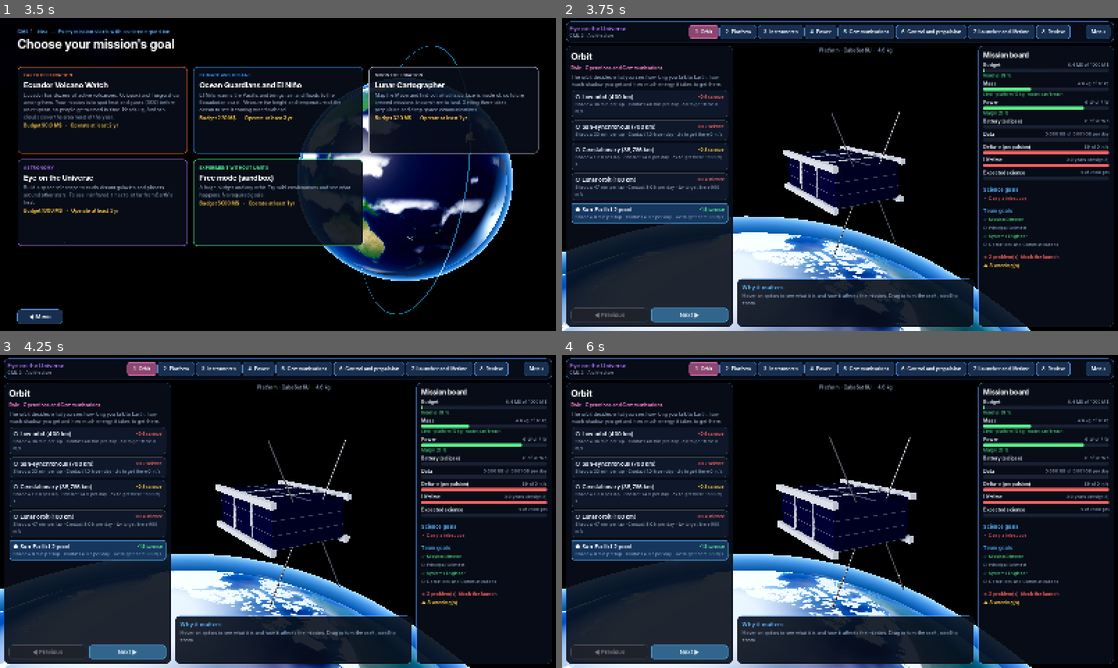
Above: before the commit, frames 1-4 (two rows, left to right).
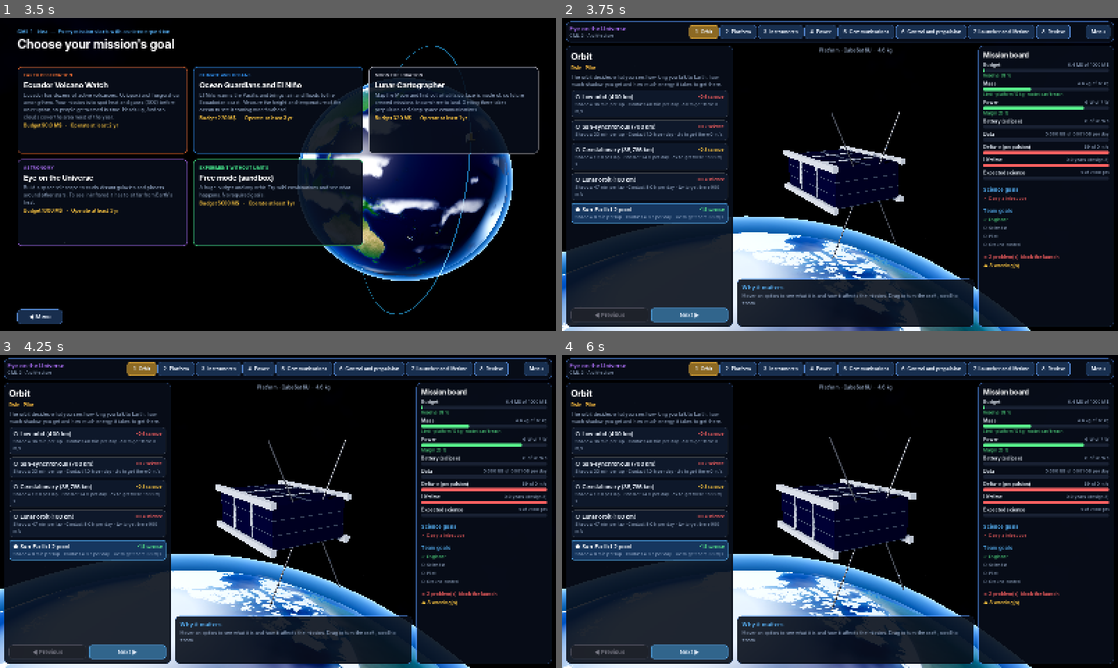
Above: after the commit, the same moments.

Repository: alexanderkholodov1/farpoint-horizon
Game: Godot game, scene res://scenes/main.tscn
The game is run twice, just before and just after one commit, with the same random seed, the same clock (stepped at 60 frames per second) and the same inputs.
Inputs (mouse positions are in pixels of both pictures, inside the frame that each line leads up to):
- Up to frame 1 (3.5 s): click "▶ One player" at 0.5 s; click "◀ Menu" at 1.25 s; click "▶ One player" at 2 s; move the mouse to (400, 158) at 2.77 s; click (400, 158) at 2.92 s
- Up to frame 2 (3.75 s): drag from (728, 190) to (812, 237) at 3.52 s
- Up to frame 3 (4.25 s): no input
- Up to frame 4 (6 s): click "Next ▶" at 4.25 s; click "Next ▶" at 5 s; click "1. Orbit" at 5.75 s

Frame 1 is identical in both runs. In frame 2, 0.6% of the frame differs, in the area x 1-90%, y 2-73%; in frame 3, 0.6%; in frame 4, 0.6%.

Commit message:
Four stations (engineer, scientist, pilot, ground control) and the crew bots that decide with the mission rules

Diff:
--- a/data/roles.json
+++ b/data/roles.json
@@ -1,26 +1,26 @@
 {
- "doc": "Team roles in the design stations.",
+ "doc": "The four stations of the crew. Players take them, bots take the free ones. Each design step belongs to one station (data/steps.json).",
  "entries": {
-  "director": {
-   "name": "Mission Director",
+  "engineer": {
+   "name": "Engineer",
    "color": [
+    0.5,
     1.0,
-    0.75,
-    0.25
+    0.55
    ],
-   "goal": "Keep at least 10 % of the budget as reserve",
-   "why": "Real missions almost always cost more than planned, and the reserve keeps them from being canceled.",
+   "goal": "Mass margin ≥ 10 %, power margin ≥ 15 % and a budget reserve ≥ 10 %",
+   "why": "Designs grow as they get built, and margins soak up the surprises; real missions almost always cost more than planned.",
    "source": [
     "S5",
     "S-gsfc-std-1000"
    ],
-   "simplified": "The goals use one margin for every phase, where the standard gives different margins at each review."
+   "simplified": "The goals use one margin for every phase, where the standard gives different margins at each review. The four stations are our own split of the roles in NASA's Mission Design Lab."
   },
-  "cientifico": {
-   "name": "Principal Scientist",
+  "scientist": {
+   "name": "Scientist",
    "color": [
-    0.449999988079071,
-    0.850000023841858,
+    0.45,
+    0.85,
     1.0
    ],
    "goal": "Cover every science objective and reach ≥ 80 % of the science target",
@@ -29,29 +29,29 @@
     "S5",
     "S-gsfc-std-1000"
    ],
-   "simplified": "The goals use one margin for every phase, where the standard gives different margins at each review. The 80 % science target is game balance, not a value from these sources."
+   "simplified": "The goals use one margin for every phase, where the standard gives different margins at each review. The 80 % science target is game balance, not a value from these sources. The four stations are our own split of the roles in NASA's Mission Design Lab."
   },
-  "ingeniero": {
-   "name": "Systems Engineer",
+  "pilot": {
+   "name": "Pilot",
    "color": [
-    0.5,
     1.0,
-    0.550000011920929
+    0.75,
+    0.25
    ],
-   "goal": "Mass margin ≥ 10 % and power margin ≥ 15 %",
-   "why": "Designs grow as they get built, and margins soak up the surprises.",
+   "goal": "Reach the orbit with the fuel on board, on a rocket that can carry the craft",
+   "why": "A route that does not close on paper will not close in flight: the burns and the rocket have to add up.",
    "source": [
     "S5",
     "S-gsfc-std-1000"
    ],
-   "simplified": "The goals use one margin for every phase, where the standard gives different margins at each review."
+   "simplified": "The goals use one margin for every phase, where the standard gives different margins at each review. This goal is our own game rule. The four stations are our own split of the roles in NASA's Mission Design Lab."
   },
-  "operaciones": {
-   "name": "Operations and Communications",
+  "ground": {
+   "name": "Ground control",
    "color": [
     1.0,
     0.5,
-    0.800000011920929
+    0.8
    ],
    "goal": "Download 100 % of the data and keep the craft alive for its whole design life",
    "why": "Data that never reaches Earth is data lost.",
@@ -59,13 +59,13 @@
     "S5",
     "S-gsfc-std-1000"
    ],
-   "simplified": "The goals use one margin for every phase, where the standard gives different margins at each review."
+   "simplified": "The goals use one margin for every phase, where the standard gives different margins at each review. The four stations are our own split of the roles in NASA's Mission Design Lab."
   }
  },
  "order": [
-  "director",
-  "cientifico",
-  "ingeniero",
-  "operaciones"
+  "engineer",
+  "scientist",
+  "pilot",
+  "ground"
  ]
 }
--- a/data/steps.json
+++ b/data/steps.json
@@ -4,90 +4,90 @@
   {
    "id": "orbita",
    "title": "Orbit",
-   "role": "operaciones",
+   "role": "pilot",
    "cml": 2,
    "source": [
     "S3",
     "S5"
    ],
-   "simplified": "The eight steps group the design the way the CML stages do, with our own split between roles."
+   "simplified": "The eight steps group the design the way the CML stages do, with our own split between the four stations."
   },
   {
    "id": "plataforma",
    "title": "Platform",
-   "role": "ingeniero",
+   "role": "engineer",
    "cml": 2,
    "source": [
     "S3",
     "S5"
    ],
-   "simplified": "The eight steps group the design the way the CML stages do, with our own split between roles."
+   "simplified": "The eight steps group the design the way the CML stages do, with our own split between the four stations."
   },
   {
    "id": "instrumentos",
    "title": "Instruments",
-   "role": "cientifico",
+   "role": "scientist",
    "cml": 3,
    "source": [
     "S3",
     "S5"
    ],
-   "simplified": "The eight steps group the design the way the CML stages do, with our own split between roles."
+   "simplified": "The eight steps group the design the way the CML stages do, with our own split between the four stations."
   },
   {
    "id": "energia",
    "title": "Power",
-   "role": "ingeniero",
+   "role": "engineer",
    "cml": 3,
    "source": [
     "S3",
     "S5"
    ],
-   "simplified": "The eight steps group the design the way the CML stages do, with our own split between roles."
+   "simplified": "The eight steps group the design the way the CML stages do, with our own split between the four stations."
   },
   {
    "id": "comunicaciones",
    "title": "Communications",
-   "role": "operaciones",
+   "role": "ground",
    "cml": 3,
    "source": [
     "S3",
     "S5"
    ],
-   "simplified": "The eight steps group the design the way the CML stages do, with our own split between roles."
+   "simplified": "The eight steps group the design the way the CML stages do, with our own split between the four stations."
   },
   {
    "id": "control",
    "title": "Control and propulsion",
-   "role": "ingeniero",
+   "role": "pilot",
    "cml": 3,
    "source": [
     "S3",
     "S5"
    ],
-   "simplified": "The eight steps group the design the way the CML stages do, with our own split between roles."
+   "simplified": "The eight steps group the design the way the CML stages do, with our own split between the four stations."
   },
   {
    "id": "lanzador",
    "title": "Launcher and lifetime",
-   "role": "director",
+   "role": "engineer",
    "cml": 4,
    "source": [
     "S3",
     "S5"
    ],
-   "simplified": "The eight steps group the design the way the CML stages do, with our own split between roles."
+   "simplified": "The eight steps group the design the way the CML stages do, with our own split between the four stations."
   },
   {
    "id": "revision",
    "title": "Review",
-   "role": "director",
+   "role": "pilot",
    "cml": 4,
    "source": [
     "S3",
     "S5"
    ],
-   "simplified": "The eight steps group the design the way the CML stages do, with our own split between roles."
+   "simplified": "The eight steps group the design the way the CML stages do, with our own split between the four stations."
   }
  ]
 }
--- /dev/null
+++ b/scripts/crew/bots.gd
@@ -0,0 +1,295 @@
+extends RefCounted
+## The crew's bots: they take every station no player holds and work like teammates. When the step of a bot's station
+## comes, the bot picks what suits the mission, says why in one short line, and at the review it signs off.
+##
+## How a bot decides: every choice is tested with Mission.compute() on a copy of the design, so a bot only picks what
+## the same rules the players face accept. The steps run in a fixed order (CHAIN); a bot plans the steps from its own
+## onward on the copy and adopts only its own fields, so its pick already counts the parts that come after it (the
+## power bot sizes the panels for the radio the ground bot will choose). Steps a person has touched are never
+## overwritten. A bot can be wrong in taste, never in the rules, and it never blames the player.
+##
+## The lines are English msgids (translated with TranslationServer on the reader's side, so a room with players in two
+## languages works); their arguments are numbers or "kind:id" references that each reader resolves in its own catalogs.
+## All numbers and rules come from the game's data (data/*.json), which cite their sources.
+
+const GD := preload("res://scripts/game_data.gd")
+const Mission := preload("res://scripts/mission.gd")
+
+## Display names of the bots, one per station: ours, not a real crew.
+const NAMES := {"engineer": "Rivet", "scientist": "Quark", "pilot": "Skip", "ground": "Echo"}
+## The order in which the design is decided; each entry is a step id of data/steps.json.
+const CHAIN := ["orbita", "plataforma", "instrumentos", "comunicaciones", "control", "energia", "lanzador"]
+
+
+## What the bot does at `step_id`: {"patch": {mission fields it changes}, "line": {"t", "a"}}.
+## m is the design as it is now (a Mission); touched maps the step ids a person has edited.
+static func act(step_id: String, m, touched: Dictionary) -> Dictionary:
+	var c = _copy(m)
+	_plan(c, step_id, touched)
+	var patch := {}
+	var before: Dictionary = m.to_dict()
+	var after: Dictionary = c.to_dict()
+	for k in _fields(step_id):
+		if after[k] != before[k]:
+			patch[k] = after[k]
+	return {"patch": patch, "line": _line(step_id, c)}
+
+
+## The bot signs off at the review unless something blocks the launch. r is Mission.compute() of the design.
+static func review(station: String, r: Dictionary) -> Dictionary:
+	if r.fatal:
+		return {"sign": false, "line": {"t": "Something in the review is still red. Fix it and I will sign right away.", "a": []}}
+	var variant := _variant("revision" + station, 2)
+	if r.goals.get(station, false):
+		return {"sign": true, "line": {"t": ["My goal is met. Signed, and I am already humming the countdown.", "All my numbers are green. Signed. Let it fly."][variant], "a": []}}
+	return {"sign": true, "line": {"t": ["My goal is not fully met, but nothing blocks the launch, and flying teaches more than waiting. Signed.", "Not perfect, and that is fine: there is no perfect design. Signed."][variant], "a": []}}
+
+
+## The text of a line in the current language.
+static func say(line: Dictionary) -> String:
+	var args: Array = []
+	for a in line.get("a", []):
+		args.append(_resolve(a))
+	var t: String = TranslationServer.translate(line.get("t", ""))
+	return t % args if args.size() > 0 else t
+
+
+static func _resolve(a) -> Variant:
+	if a is String and ":" in a:
+		var kind: String = a.get_slice(":", 0)
+		var id: String = a.get_slice(":", 1)
+		if kind == "instruments":
+			return ", ".join(PackedStringArray(id.split(",").map(func(i): return GD.INSTRUMENTS[i].name if GD.INSTRUMENTS.has(i) else i)))
+		var cat := {"orbit": GD.ORBITS, "bus": GD.BUSES, "instrument": GD.INSTRUMENTS, "panels": GD.PANELS, "battery": GD.BATTERIES,
+			"comms": GD.COMMS, "adcs": GD.ADCS, "propulsion": GD.PROPULSION, "launcher": GD.LAUNCHERS}
+		if cat.has(kind) and cat[kind].has(id):
+			return cat[kind][id].name
+	return a
+
+
+# ===================================================================================== PLAN
+static func _copy(m):
+	var c := Mission.new()
+	c.from_dict(m.to_dict())
+	return c
+
+
+static func _fields(step_id: String) -> Array:
+	return {"orbita": ["orbit"], "plataforma": ["bus"], "instrumentos": ["instruments"], "energia": ["panels", "battery"],
+		"comunicaciones": ["comms"], "control": ["adcs", "propulsion", "redundancy", "shielding"],
+		"lanzador": ["launcher", "years"]}.get(step_id, [])
+
+
+## Plans the chain from `from_step` on over the copy c, skipping the later steps a person touched.
+static func _plan(c, from_step: String, touched: Dictionary) -> void:
+	var start := CHAIN.find(from_step)
+	if start < 0:
+		return
+	if from_step == "plataforma":
+		_pick_bus(c, touched, start)
+	else:
+		_run(c, start, touched)
+
+
+static func _run(c, start: int, touched: Dictionary) -> void:
+	for i in range(start, CHAIN.size()):
+		var id: String = CHAIN[i]
+		if touched.get(id, false) and i != start:
+			continue
+		match id:
+			"orbita": _pick_orbit(c)
+			"instrumentos": _pick_instruments(c)
+			"comunicaciones": _pick_comms(c)
+			"control": _pick_control(c)
+			"energia": _pick_power(c)
+			"lanzador": _pick_launcher(c)
+
+
+## The smallest platform on which the rest of the plan closes: no red item and a reserve of at least 10 %.
+static func _pick_bus(c, touched: Dictionary, start: int) -> void:
+	var best := ""
+	var best_score := -INF
+	for b in GD.BUSES:
+		var t = _copy(c)
+		t.bus = b
+		_run(t, start + 1, touched)
+		var r: Dictionary = t.compute()
+		var score: float = r.reserve - (10.0 if r.fatal else 0.0)
+		if not r.fatal and r.reserve >= 0.10:
+			best = b
+			break
+		if score > best_score:
+			best_score = score
+			best = b
+	c.bus = best
+
+
+static func _pick_orbit(c) -> void:
+	var S: Dictionary = GD.SCENARIOS[c.scenario]
+	var best := ""
+	var best_m := -1.0
+	for o in GD.ORBITS:
+		var mult: float = S.orbit_mult.get(o, 0.0)
+		if mult > best_m + 0.001 or (absf(mult - best_m) <= 0.001 and GD.ORBITS[o].insert_dv < GD.ORBITS[best].insert_dv):
+			best = o
+			best_m = mult
+	c.orbit = best
+
+
+static func _relevance(S: Dictionary, I: Dictionary) -> float:
+	var default_rel: float = S.get("default_relevance", 0.1)
+	if S.relevance.is_empty():
+		return default_rel
+	var rel := 0.0
+	for t in I.tags:
+		rel = maxf(rel, S.relevance.get(t, default_rel))
+	return rel
+
+
+static func _pick_instruments(c) -> void:
+	var S: Dictionary = GD.SCENARIOS[c.scenario]
+	var B: Dictionary = GD.BUSES[c.bus]
+	var chosen: Array = []
+	for n in S.needs:
+		var covered := false
+		for id in chosen:
+			for t in GD.INSTRUMENTS[id].tags:
+				if n.any.has(t):
+					covered = true
+		if covered:
+			continue
+		var pick := ""
+		for i in GD.INSTRUMENTS:
+			var I: Dictionary = GD.INSTRUMENTS[i]
+			var hit := false
+			for t in I.tags:
+				if n.any.has(t):
+					hit = true
+			if not hit or I.size > B.max_size:
+				continue
+			if pick == "" or _rank(S, I) > _rank(S, GD.INSTRUMENTS[pick]):
+				pick = i
+		if pick != "" and chosen.size() < B.slots:
+			chosen.append(pick)
+	# One extra instrument when the platform has a free slot and a useful one fits.
+	if chosen.size() < B.slots and chosen.size() < 3:
+		var extra := ""
+		for i in GD.INSTRUMENTS:
+			var I: Dictionary = GD.INSTRUMENTS[i]
+			if chosen.has(i) or I.size > B.max_size or _relevance(S, I) < 0.5:
+				continue
+			if extra == "" or _rank(S, I) > _rank(S, GD.INSTRUMENTS[extra]):
+				extra = i
+		if extra != "":
+			var t = _copy(c)
+			t.instruments = chosen + [extra]
+			var r: Dictionary = t.compute()
+			if r.mass_total <= r.mass_limit * 0.8:
+				chosen.append(extra)
+	c.instruments = chosen
+
+
+## What a careful scientist ranks by: relevance for the goal first, then science per month, then cost and mass.
+static func _rank(S: Dictionary, I: Dictionary) -> float:
+	return _relevance(S, I) * 10.0 + I.sci / 100.0 - I.cost * 0.01 - I.mass * 0.001
+
+
+static func _pick_comms(c) -> void:
+	var pick := ""
+	for k in GD.COMMS:
+		pick = k
+		c.comms = k
+		if c.compute().data_ratio >= 1.15:
+			break
+	c.comms = pick
+
+
+static func _pick_control(c) -> void:
+	c.years = maxi(c.years, GD.SCENARIOS[c.scenario].min_years)
+	var pick := ""
+	for a in GD.ADCS:
+		pick = a
+		c.adcs = a
+		if c.compute().pointing_bad.is_empty():
+			break
+	c.adcs = pick
+	pick = ""
+	for p in GD.PROPULSION:
+		pick = p
+		c.propulsion = p
+		var r: Dictionary = c.compute()
+		if r.dv_have >= r.dv_need:
+			break
+	c.propulsion = pick
+	var rad: int = GD.ORBITS[c.orbit].radiation
+	c.shielding = rad >= 2
+	c.redundancy = rad >= 3
+
+
+static func _pick_power(c) -> void:
+	var pick := ""
+	for p in GD.PANELS:
+		pick = p
+		c.panels = p
+		if c.compute().power_margin >= 0.2:
+			break
+	c.panels = pick
+	pick = ""
+	for b in GD.BATTERIES:
+		pick = b
+		c.battery = b
+		if c.compute().battery_ratio >= 1.1:
+			break
+	c.battery = pick
+
+
+static func _pick_launcher(c) -> void:
+	c.years = maxi(c.years, GD.SCENARIOS[c.scenario].min_years)
+	var pick := ""
+	var pick_cost := INF
+	for l in GD.LAUNCHERS:
+		c.launcher = l
+		var r: Dictionary = c.compute()
+		if r.launch_cap > 0.0 and r.launch_cap >= r.mass_total and r.cost.launch < pick_cost:
+			pick = l
+			pick_cost = r.cost.launch
+	if pick == "":
+		pick = GD.LAUNCHERS.keys()[GD.LAUNCHERS.size() - 1]
+	c.launcher = pick
+
+
+# ===================================================================================== WORDS
+static func _variant(key: String, n: int) -> int:
+	return absi(key.hash()) % n
+
+
+## One short, friendly line about what the bot chose and why.
+static func _line(step_id: String, c) -> Dictionary:
+	var v := _variant(step_id + c.scenario, 2)
+	var S: Dictionary = GD.SCENARIOS[c.scenario]
+	match step_id:
+		"orbita":
+			var mult: float = S.orbit_mult.get(c.orbit, 0.0)
+			return {"t": ["I chose %s: for this goal it multiplies the science by %.1f. Fewer burns, fewer prayers.",
+				"%s it is, with science at x%.1f. The best seat in the house for this goal."][v], "a": ["orbit:" + c.orbit, mult]}
+		"plataforma":
+			return {"t": ["I picked %s: the smallest platform where everything fits and the budget still sleeps. Bigger is not better, just heavier.",
+				"%s. It carries what the mission needs and not a gram of ego."][v], "a": ["bus:" + c.bus]}
+		"instrumentos":
+			if c.instruments.is_empty():
+				return {"t": "No instrument is needed for this goal, so I left the shelf alone.", "a": []}
+			return {"t": ["I put on board: %s. They cover what the goal asks for, and nothing else wants a ride.",
+				"On the list: %s. Each one earns its slot."][v], "a": ["instruments:" + ",".join(PackedStringArray(c.instruments))]}
+		"energia":
+			return {"t": ["%s with %s: enough power for the whole mission, shadow included. Nobody likes working in the dark.",
+				"Panels %s and battery %s. We keep the lights on, even behind the Earth."][v], "a": ["panels:" + c.panels, "battery:" + c.battery]}
+		"comunicaciones":
+			return {"t": ["I chose %s: it sends down everything the instruments make. Data that never reaches Earth is data lost.",
+				"%s, because the science only counts once Earth has heard it."][v], "a": ["comms:" + c.comms]}
+		"control":
+			return {"t": ["I set %s for pointing and %s for the burns. Enough to arrive and stay, with a little to spare.",
+				"%s keeps us aimed and %s gets us there. Simple, and it fits."][v], "a": ["adcs:" + c.adcs, "propulsion:" + c.propulsion]}
+		"lanzador":
+			return {"t": ["%s: the cheapest rocket that can lift us to this orbit, for %d year(s) of mission. We do not hire more rocket than we need.",
+				"%s is the one. It lifts the craft, it fits the wallet, and %d year(s) of work are ahead."][v], "a": ["launcher:" + c.launcher, c.years]}
+	return {"t": "Done.", "a": []}
--- a/scripts/mission.gd
+++ b/scripts/mission.gd
@@ -294,10 +294,10 @@
 
 func role_goals(r: Dictionary) -> Dictionary:
 	return {
-		"director": r.reserve >= 0.10,
-		"cientifico": r.needs_frac >= 1.0 and r.expected_science >= 0.8 * r.science_target,
-		"ingeniero": r.mass_margin >= 0.10 and r.power_margin >= 0.15,
-		"operaciones": r.data_ratio >= 1.0 and r.life_years >= years,
+		"engineer": r.mass_margin >= 0.10 and r.power_margin >= 0.15 and r.reserve >= 0.10,
+		"scientist": r.needs_frac >= 1.0 and r.expected_science >= 0.8 * r.science_target,
+		"pilot": r.insertion_ok and r.launch_cap >= r.mass_total,
+		"ground": r.data_ratio >= 1.0 and r.life_years >= years,
 	}
 
 
--- /dev/null
+++ b/tests/crew.gd
@@ -0,0 +1,40 @@
+extends SceneTree
+## Crew test: the bots play every scenario from the defaults, step by step as the game does, and the result has to
+## launch (nothing red) with every line readable. Run: tools/godot.sh --headless --path . -s res://tests/crew.gd
+const GD := preload("res://scripts/game_data.gd")
+const Mission := preload("res://scripts/mission.gd")
+const Bots := preload("res://scripts/crew/bots.gd")
+
+
+func _initialize() -> void:
+	var bad := 0
+	for sc in GD.SCENARIOS:
+		var m = Mission.new()
+		m.scenario = sc
+		m.bus = "cube6"
+		m.panels = "body"
+		m.battery = "b20"
+		m.comms = "uhf"
+		m.adcs = "mag"
+		m.propulsion = "none"
+		m.launcher = "ride"
+		m.orbit = "sso"
+		for step in GD.STEPS:
+			if step.id == "revision":
+				continue
+			var res: Dictionary = Bots.act(step.id, m, {})
+			m.from_dict(res.patch)
+			var line := Bots.say(res.line)
+			if "%" in line or line == "":
+				print("BAD LINE ", step.id, ": ", line)
+				bad += 1
+		var r: Dictionary = m.compute()
+		print("%-10s fatal=%s reserve=%.2f mass=%.0f/%.0f goals=%s bus=%s inst=%s orbit=%s launcher=%s" % [sc, r.fatal, r.reserve, r.mass_total, r.mass_limit, r.goals, m.bus, m.instruments, m.orbit, m.launcher])
+		if r.fatal:
+			bad += 1
+			for c in r.checks:
+				if c.level == "fatal":
+					print("   RED: ", c.title)
+		print("   ", Bots.say(Bots.act("lanzador", m, {}).line))
+	print("ok crew" if bad == 0 else "FAILED crew %d" % bad)
+	quit(0 if bad == 0 else 1)
